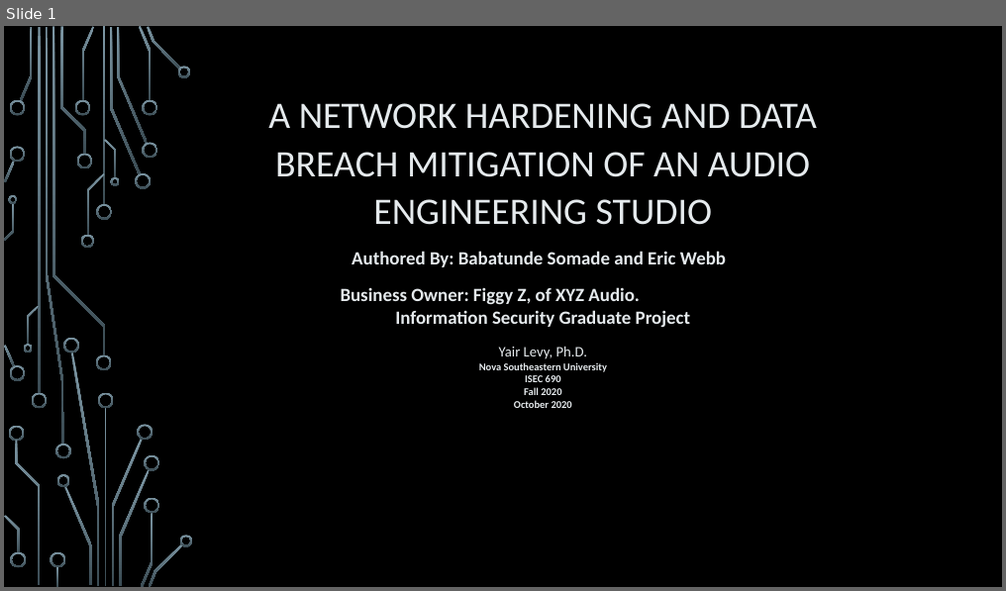
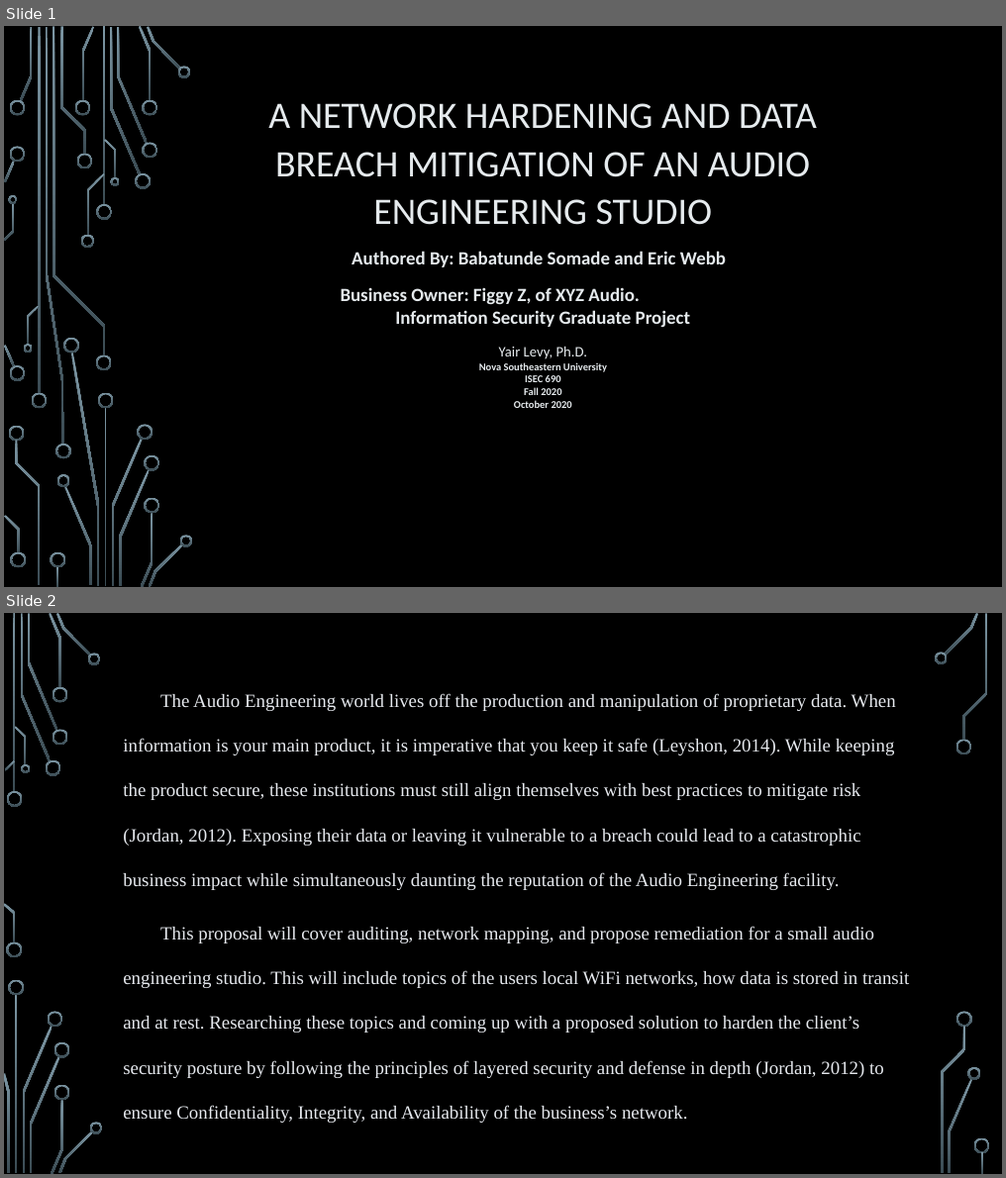
Before and after one commit to webberic92/School, a slide deck: ISEC690_Sec_proj/assignment_3/ISEC690_Team1_Assignment3.pptx. Shown one above the other, each under a label of ours: slide 1 before the commit, slides 1 and 2 after it. The pictures are 1006x591 and 1006x1178 pixels, drawn with LibreOffice and Linux fonts; fonts in the diff are those of the drawing; background and template pictures are left out. Boxes give left, top, right and bottom in pixels: in the first picture for what was removed or moved away, otherwise in the second. Text is boxed around its words. In the diff, an @@ line names an element or a change of style, - is before the commit and + after.

```diff
--- a/ISEC690_Sec_proj/assignment_3/ISEC690_Team1_Assignment3.pptx
+++ b/ISEC690_Sec_proj/assignment_3/ISEC690_Team1_Assignment3.pptx
@@ slide 2 added at <box>4,613,1002,1174</box>, background picture (left out) @@
@@ text added at <box>116,634,615,687</box>, 18 pt, text #000000, bold @@
+Introduction
@@ text added at <box>123,693,909,1123</box>, 18 pt, text #E6E9EE @@
+The Audio Engineering world lives off the production and manipulation of proprietary data. When information is your main product, it is imperative that you keep it safe (Leyshon, 2014). While keeping the product secure, these institutions must still align themselves with best practices to mitigate risk (Jordan, 2012). Exposing their data or leaving it vulnerable to a breach could lead to a catastrophic business impact while simultaneously daunting the reputation of the Audio Engineering facility.
+This proposal will cover auditing, network mapping, and propose remediation for a small audio engineering studio. This will include topics of the users local WiFi networks, how data is stored in transit and at rest. Researching these topics and coming up with a proposed solution to harden the client’s security posture by following the principles of layered security and defense in depth (Jordan, 2012) to ensure Confidentiality, Integrity, and Availability of the business’s network.
@@ group added at <box>4,613,990,1174</box>: 33 freeform shapes, 3 rectangles @@
```
Also in this commit, not shown: 4 slides changed, 5 other slides added, 6 slides removed.
